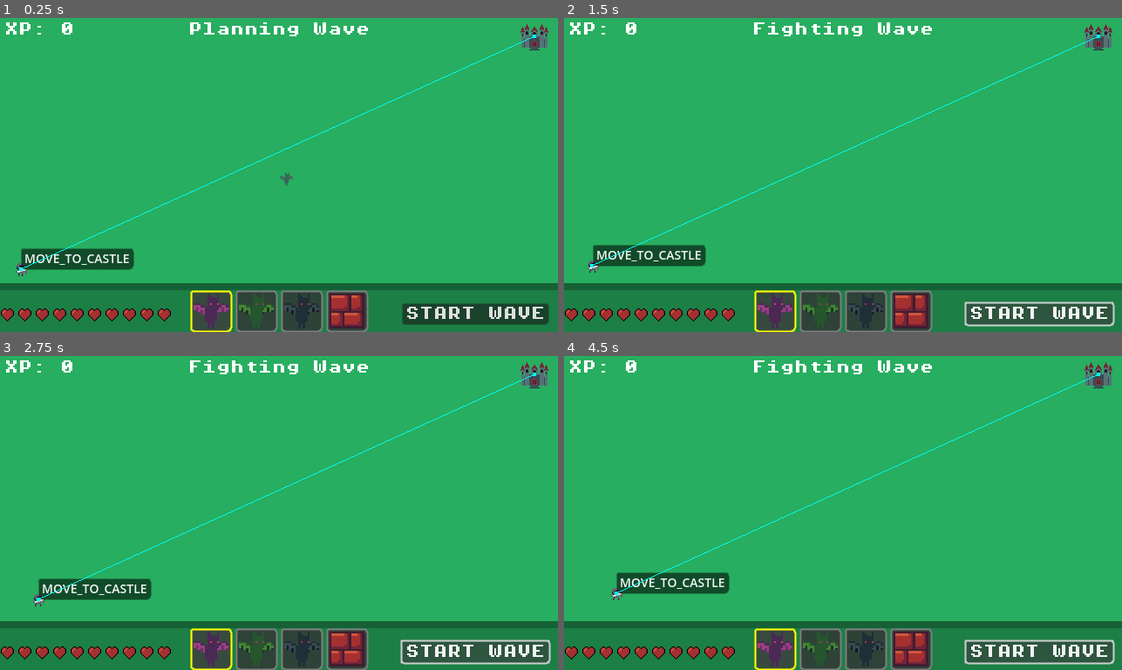
Above: before the commit, frames 1-4 (two rows, left to right).
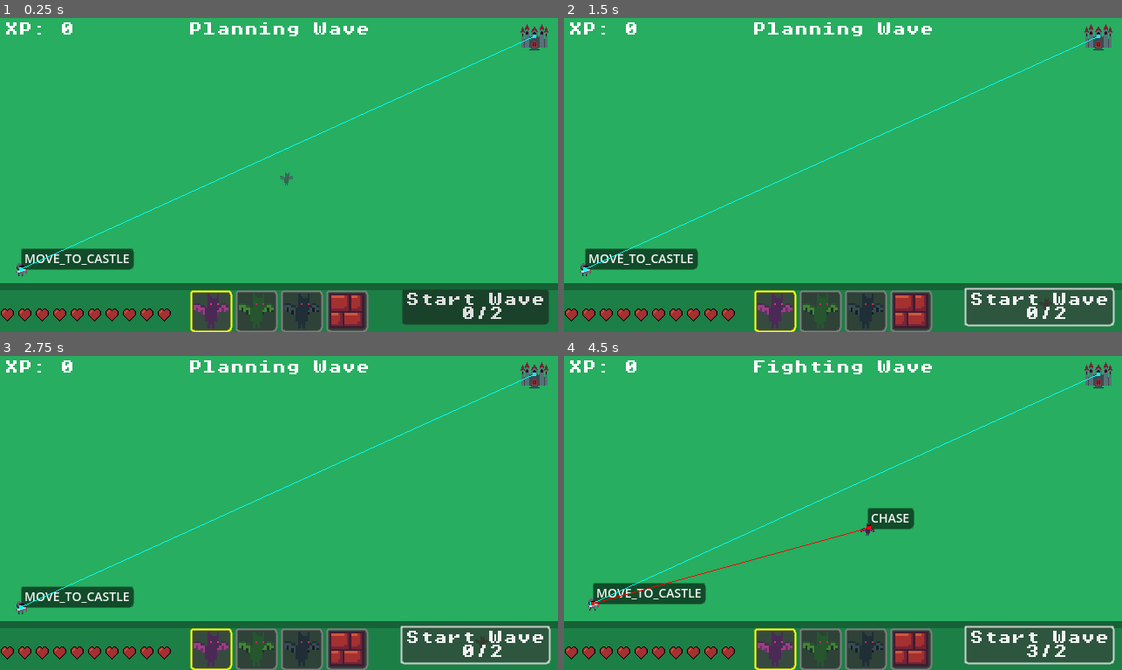
Above: after the commit, the same moments.

Repository: p-lorenzo/reversevs
Game: Godot game, scene res://scenes/world.tscn
Same seed, same stepped clock (60 frames per second), same inputs: the game is played once before the commit and once after it.
Inputs (mouse positions are in pixels of both pictures, inside the frame that each line leads up to):
- Up to frame 1 (0.25 s): no input
- Up to frame 2 (1.5 s): click "START WAVE" (after the commit: "Start Wave 0/2") at 0.5 s; click "START WAVE" (after the commit: "Start Wave 0/2") at 1.25 s
- Up to frame 3 (2.75 s): click "START WAVE" (after the commit: "Start Wave 0/2") at 2 s
- Up to frame 4 (4.5 s): tap Enter (ui_accept) at 2.75 s; move the mouse to (965, 497) at 2.77 s; hold Enter (ui_accept) 2.78-3.5 s; click (965, 497) at 2.92 s; click "START WAVE" (after the commit: "Start Wave 3/2") at 3.5 s; click "START WAVE" (after the commit: "Start Wave 3/2") at 4.25 s

The runs differ from the first frame. In frame 1, 1.6% of the frame differs, in the area x 72-99%, y 86-96%; in frame 2, 3.3%; in frame 3, 3.7%; in frame 4, 4.7%, in the area x 4-99%, y 8-96%.

Commit message:
feat: added threat system

Diff:
--- a/InventoryItems/enemy.tres
+++ b/InventoryItems/enemy.tres
@@ -8,4 +8,4 @@
 script = ExtResource("1_7ygic")
 entity_scene = ExtResource("1_a6r38")
 icon = ExtResource("2_k7kp4")
-cost = 1
+threat_modifier = 3
--- a/InventoryItems/enemy2.tres
+++ b/InventoryItems/enemy2.tres
@@ -8,4 +8,4 @@
 script = ExtResource("3_qcs0r")
 entity_scene = ExtResource("1_44w6c")
 icon = ExtResource("2_p7qna")
-cost = 1
+threat_modifier = 3
--- a/InventoryItems/enemy3.tres
+++ b/InventoryItems/enemy3.tres
@@ -8,4 +8,4 @@
 script = ExtResource("3_8wkam")
 entity_scene = ExtResource("1_wxc6y")
 icon = ExtResource("2_wxc6y")
-cost = 1
+threat_modifier = 3
--- a/InventoryItems/wall.tres
+++ b/InventoryItems/wall.tres
@@ -8,4 +8,4 @@
 script = ExtResource("3_g4rsj")
 entity_scene = ExtResource("1_b0drq")
 icon = ExtResource("2_b0drq")
-cost = 1
+threat_modifier = -3
--- a/project.godot
+++ b/project.godot
@@ -20,6 +20,7 @@
 Game="*res://scripts/game.gd"
 ExperienceSystem="*res://scripts/experience_system.gd"
 Grid="*res://scripts/grid.gd"
+Threat="*res://scripts/threat.gd"
 
 [display]
 
--- a/scenes/world.tscn
+++ b/scenes/world.tscn
@@ -9,6 +9,7 @@
 [ext_resource type="PackedScene" uid="uid://cclv64l4lj4gt" path="res://scenes/hud/hearts.tscn" id="6_qfnet"]
 [ext_resource type="Theme" uid="uid://d22t3t8dknlxk" path="res://resources/themes/theme.tres" id="7_i7141"]
 [ext_resource type="Script" uid="uid://4qqn2bqxadvi" path="res://scenes/exp_label.gd" id="8_4mrxx"]
+[ext_resource type="Script" uid="uid://bc546l332uf4w" path="res://scripts/wave_button.gd" id="9_w7kh3"]
 
 [sub_resource type="RectangleShape2D" id="RectangleShape2D_rwgxs"]
 size = Vector2(40, 32)
@@ -110,7 +111,7 @@
 grow_horizontal = 0
 grow_vertical = 0
 
-[node name="Button" type="Button" parent="CanvasLayer/Control"]
+[node name="Button" type="Button" parent="CanvasLayer/Control" groups=["wave_button"]]
 layout_mode = 1
 anchors_preset = 3
 anchor_left = 1.0
@@ -123,6 +124,7 @@
 grow_vertical = 0
 theme = ExtResource("7_i7141")
 text = "START WAVE"
+script = ExtResource("9_w7kh3")
 
 [node name="TopLeft" type="Control" parent="CanvasLayer"]
 layout_mode = 3
--- a/scripts/game.gd
+++ b/scripts/game.gd
@@ -3,6 +3,7 @@
 enum Phase { PLAN, SIM, CASTLE_REACHED, HERO_DIED }
 signal phase_changed(new_phase: int)
 
+var wave_round: int = 0
 var phase: int = Phase.PLAN
 var hero: Node2D = null
 
@@ -29,6 +30,9 @@
 	for c in get_tree().get_nodes_in_group("castle"):
 		if c.has_signal("body_entered"):
 			c.connect("body_entered", _on_castle_body_entered)
+	for b in get_tree().get_nodes_in_group("wave_button"):
+		if b.has_method("update_button_state"):
+			b.call("update_button_state")
 
 func is_plan_phase() -> bool:
 	return phase == Phase.PLAN
@@ -40,13 +44,18 @@
 	if phase == Phase.PLAN:
 		return
 	hero.reset_target()
+	print("Starting planning phase for wave %d" % wave_round)
 	phase = Phase.PLAN
 	phase_changed.emit(phase)
 	enemies_alive_at_sim_start = 0
 	remaining_enemies = 0
+	wave_round += 1
+	Threat.reset_threat()
 
 func start_sim() -> void:
 	if phase != Phase.PLAN:
+		return
+	if !Threat.is_threat_high_enough_to_start_wave(wave_round):
 		return
 	nav_region.bake_navigation_polygon(false)
 	_refresh_hero()
@@ -71,9 +80,9 @@
 		return
 	remaining_enemies = max(remaining_enemies - 1, 0)
 	if enemies_alive_at_sim_start > 0 and remaining_enemies == 0:
-		_end_simulation("all_enemies_defeated")
+		_end_simulation()
 
-func _end_simulation(reason: String) -> void:
+func _end_simulation() -> void:
 	start_plan()
 
 func _refresh_hero() -> void:
--- a/scripts/grid.gd
+++ b/scripts/grid.gd
@@ -1,4 +1,8 @@
 extends Node
+
+class GridElement:
+	var entity: Node
+	var threat_modifier: int
 
 const GRID_SIZE: int = 16
 const HUD_EXCLUSION_HEIGHT: int = 48
@@ -26,18 +30,21 @@
 func _is_entity_static(entity: Node) -> bool:
 	return entity.is_in_group("obstacles")
 
-func occupy_cell(grid_pos: Vector2i, entity: Node2D) -> bool:
+func occupy_cell(grid_pos: Vector2i, entity: Node2D, threat_modifier: int) -> bool:
 	if is_cell_occupied(grid_pos):
 		return false
 	if not is_grid_position_spawnable(grid_pos):
 		return false
-	_occupied_cells[grid_pos] = entity
+	var grid_element := GridElement.new()
+	grid_element.entity = entity
+	grid_element.threat_modifier = threat_modifier
+	_occupied_cells[grid_pos] = grid_element
 	return true
 
 func free_mobile_entities_cells() -> void:
 	var cells_to_free: Array[Vector2i] = []
 	for grid_pos in _occupied_cells.keys():
-		var entity = _occupied_cells[grid_pos]
+		var entity = _occupied_cells[grid_pos].entity
 		if entity and not _is_entity_static(entity):
 			cells_to_free.append(grid_pos)
 
--- a/scripts/inventory_item.gd
+++ b/scripts/inventory_item.gd
@@ -3,9 +3,9 @@
 
 @export var entity_scene: PackedScene
 @export var icon: Texture2D
-@export var cost: int = 0  # Costo per spawnare/comprare l'entità (per uso futuro)
+@export var threat_modifier: int = 0  # Costo per spawnare/comprare l'entità (per uso futuro)
 
-func _init(p_entity_scene: PackedScene = null, p_icon: Texture2D = null, p_cost: int = 0) -> void:
+func _init(p_entity_scene: PackedScene = null, p_icon: Texture2D = null, p_threat_modifier: int = 0) -> void:
 	entity_scene = p_entity_scene
 	icon = p_icon
-	cost = p_cost
+	threat_modifier = p_threat_modifier
--- a/scripts/player.gd
+++ b/scripts/player.gd
@@ -9,8 +9,10 @@
 var _spawn_parent: Node = null
 var _selected_scene: PackedScene = null
 var _selected_sprite_texture: Texture2D = null
+var _selected_threat_modifier: int = 0
 var _last_spawned_entity: Node2D = null
 var _last_occupied_cell: Vector2i = Vector2i.ZERO
+var _last_threat_modifier: int = 0
 var _hero: Hero = null
 var _nav_region: NavigationRegion2D = null
 
@@ -37,6 +39,7 @@
 	if !_hero.nav_agent.is_target_reachable() and Grid.is_cell_occupied(_last_occupied_cell) and is_instance_valid(_last_spawned_entity):
 		_last_spawned_entity.queue_free()
 		Grid._occupied_cells.erase(_last_occupied_cell)
+		Threat.undo_spawn_entity(_last_threat_modifier)
 	if !_hero.nav_agent.is_target_reachable():
 		_nav_region.bake_navigation_polygon(false)
 
@@ -61,9 +64,10 @@
 	if nav_regions.size() > 0 and nav_regions[0] is NavigationRegion2D:
 		_nav_region = nav_regions[0]
 
-func _on_inventory_selection_changed(selected_index: int, selected_inventory_item: InventoryItem) -> void:
+func _on_inventory_selection_changed(_selected_index: int, selected_inventory_item: InventoryItem) -> void:
 	_selected_scene = selected_inventory_item.entity_scene
 	_selected_sprite_texture = selected_inventory_item.icon
+	_selected_threat_modifier = selected_inventory_item.threat_modifier
 
 func _unhandled_input(event: InputEvent) -> void:
 	if event.is_action_pressed("ui_accept"):
@@ -98,9 +102,12 @@
 	var entity := scene_to_spawn.instantiate()
 	if entity is Node2D:
 		entity.global_position = snapped_pos
-		if not Grid.occupy_cell(grid_pos, entity):
+		if not Grid.occupy_cell(grid_pos, entity, _selected_threat_modifier):
 			entity.queue_free()
 			return
+
+	if !Threat.try_spawn_entity(_selected_threat_modifier):
+		return
 
 	if is_instance_valid(_spawn_parent):
 		_spawn_parent.add_child(entity)
@@ -109,6 +116,7 @@
 	_nav_region.bake_navigation_polygon(false)
 	_last_spawned_entity = entity
 	_last_occupied_cell = grid_pos
+	_last_threat_modifier = _selected_threat_modifier
 
 func _delete_at(world_pos: Vector2) -> void:
 	var snapped_pos := Grid.snap_to_grid(world_pos)
@@ -118,10 +126,12 @@
 		print("Nessuna entità da eliminare nella cella: ", grid_pos)
 		return
 
-	var entity = Grid._occupied_cells[grid_pos]
-	if entity and is_instance_valid(entity):
-		entity.queue_free()
+	var grid_element = Grid._occupied_cells[grid_pos]
+	if grid_element and is_instance_valid(grid_element.entity):
+		grid_element.entity.queue_free()
+		Threat.undo_spawn_entity(grid_element.threat_modifier)
 		Grid._occupied_cells.erase(grid_pos)
+
 
 func _on_button_pressed() -> void:
 	Game.start_sim()
--- /dev/null
+++ b/scripts/threat.gd
@@ -0,0 +1,26 @@
+extends Node
+
+signal threat_changed(new_threat_level: int)
+
+var threat_level: int = 0
+
+func try_spawn_entity(threat_modifier: int) -> bool:
+	threat_level += threat_modifier
+	threat_changed.emit(threat_level)
+	return true
+
+func undo_spawn_entity(threat_modifier: int) -> void:
+	threat_level -= threat_modifier
+	if threat_level < 0:
+		threat_level = 0
+	threat_changed.emit(threat_level)
+
+func threat_needed_for_wave_round(wave_round: int) -> int:
+	return (5 + (wave_round - 1) * 3)
+
+func is_threat_high_enough_to_start_wave(wave_round: int) -> bool:
+	return threat_level >= threat_needed_for_wave_round(wave_round)
+
+func reset_threat() -> void:
+	threat_level = 0
+	threat_changed.emit(threat_level)
--- /dev/null
+++ b/scripts/wave_button.gd
@@ -0,0 +1,14 @@
+extends Button
+
+#connect to Threat.threat_changed to update button state
+
+func _ready() -> void:
+	if Threat and not Threat.threat_changed.is_connected(_on_threat_changed):
+		Threat.threat_changed.connect(_on_threat_changed)
+
+func _on_threat_changed(new_threat_level: int) -> void:
+	text = "Start Wave \n %d/%d" % [new_threat_level, Threat.threat_needed_for_wave_round(Game.wave_round)]
+	pass
+
+func update_button_state() -> void:
+	text = "Start Wave \n %d/%d" % [Threat.threat_level, Threat.threat_needed_for_wave_round(Game.wave_round)]
Not shown: 1 places in scenes/world.tscn that only renumber resources
Not shown, added: scripts/threat.gd.uid
Not shown, added: scripts/wave_button.gd.uid
